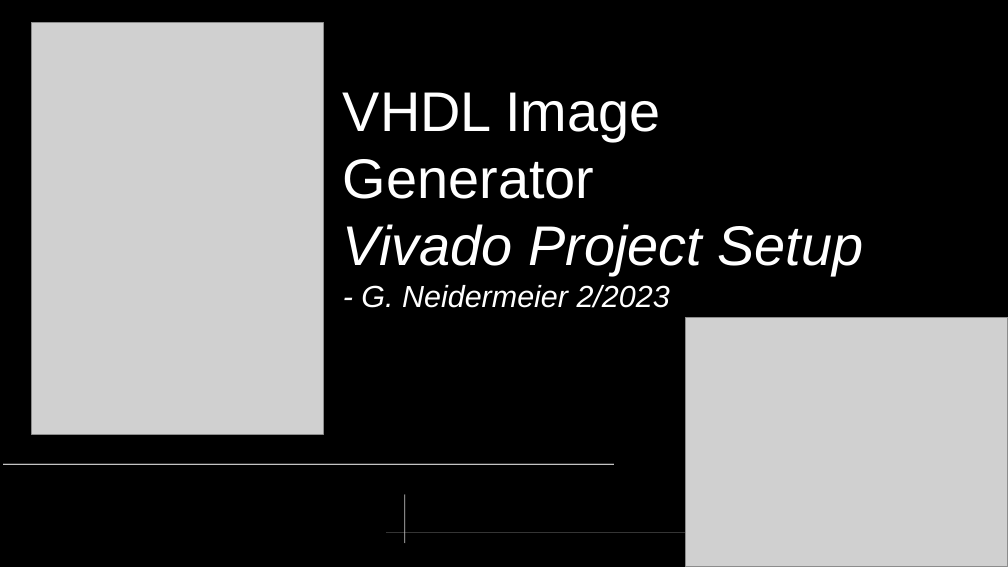
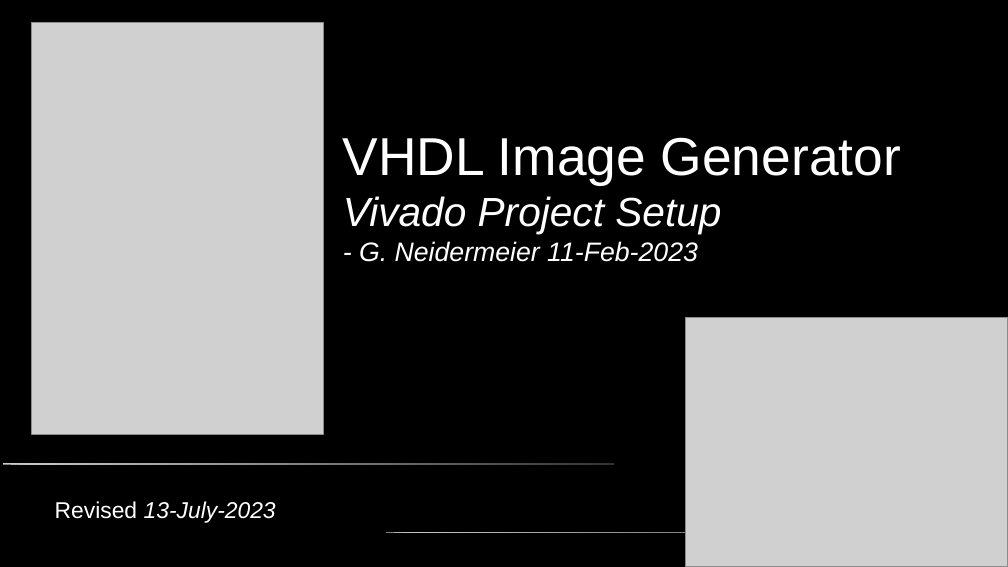
Before and after one commit to neiderm/retro_comp_fpga, a slide deck: slide 1 of docs/soc_t80_vga.odp. Drawn at 1008x567 pixels with LibreOffice and Linux fonts; fonts in the diff are those of the drawing; grey boxes stand for pictures. Boxes give left, top, right and bottom in pixels: in the first picture for what was removed or moved away, otherwise in the second. Text is boxed around its words. In the diff, an @@ line names an element or a change of style, - is before the commit and + after.

```diff
--- a/docs/soc_t80_vga.odp
+++ b/docs/soc_t80_vga.odp
@@ title at bbox=[343, 137, 901, 262]: text changed; size 44 to 21 pt @@
-VHDL Image Generator
-Vivado Project Setup
-- G. Neidermeier 2/2023
+VHDL Image Generator Vivado Project Setup
+- G. Neidermeier 11-Feb-2023
@@ text added at bbox=[55, 501, 276, 523], 18 pt, text #FFFFFF, italic @@
+Revised 13-July-2023
@@ freeform shape removed at bbox=[404, 495, 405, 543] @@
```
Also in this commit, not shown: 3 other slides changed, 8 slides added, 6 slides removed, 5 other files.
